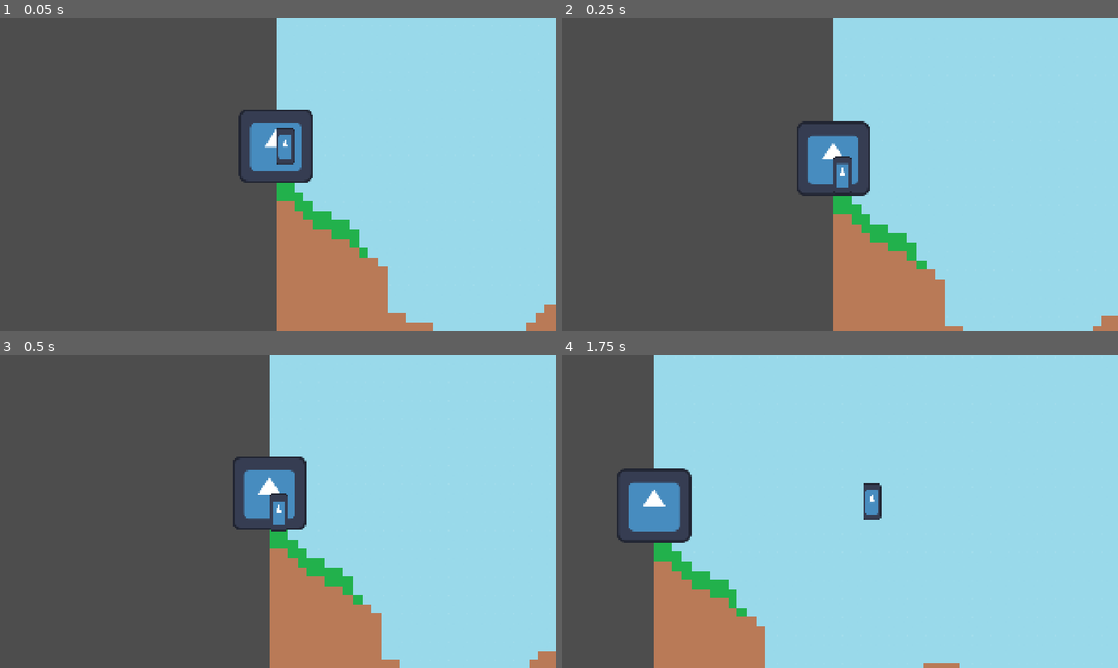
Above: before the commit, frames 1-4 (two rows, left to right).
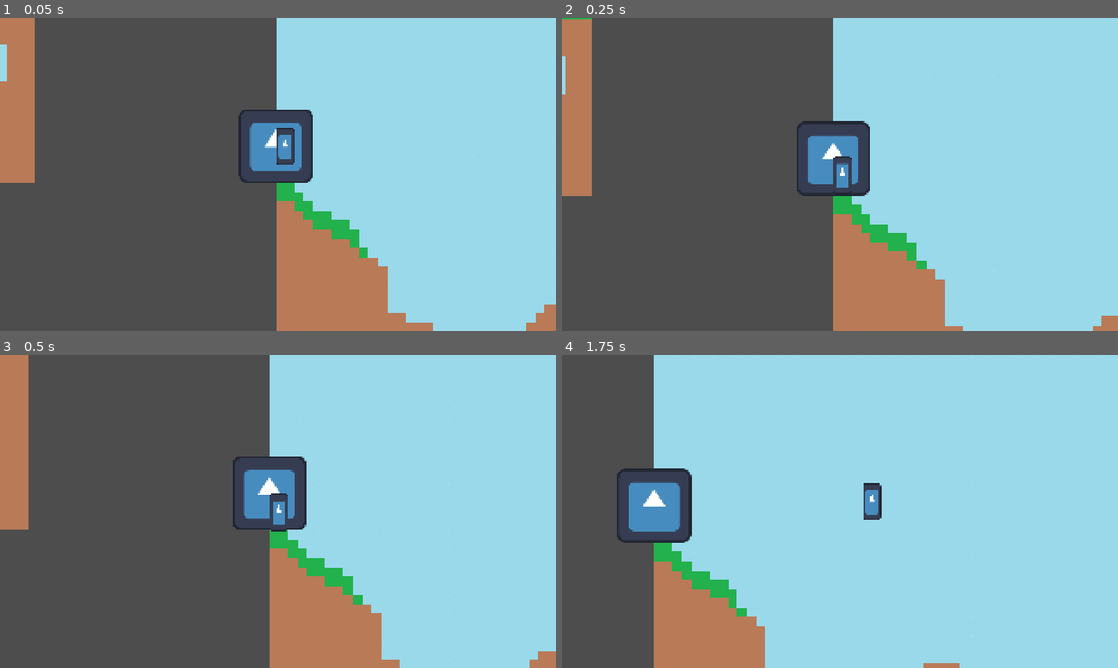
Above: after the commit, the same moments.

Repository: Spino77/godot-DAM
Game: Godot game, scene res://escenas/main.tscn
The game is run twice, just before and just after one commit, with the same random seed, the same clock (stepped at 60 frames per second) and the same inputs. The engine's default icon, where the game draws it, is replaced by a stand-in: a white triangle on a blue panel in a dark square.
Inputs (mouse positions are in pixels of both pictures, inside the frame that each line leads up to):
- Up to frame 1 (0.05 s): no input
- Up to frame 2 (0.25 s): no input
- Up to frame 3 (0.5 s): no input
- Up to frame 4 (1.75 s): move the mouse to (962, 495) at 0.52 s; hold D (mov_derecha) from 0.53 s (still down); tap Mouse wheel down (scroll_abajo) at 0.6 s; click (962, 495) at 0.67 s; tap Space (saltar) at 0.77, 1.52 s; move the mouse to (728, 527) at 1.27 s; tap Mouse wheel up (scroll_arriba) at 1.35 s; click (728, 527) at 1.42 s

The runs differ from the first frame. In frame 1, 3.3% of the frame differs, in the area x 0-7%, y 0-53%; in frame 2, 3.1%; in frame 3, 2.9%; in frame 4, nothing differs.

Commit message:
mejoras mapa

Diff:
--- /dev/null
+++ b/escenas/dungeon.tscn
@@ -0,0 +1,3 @@
+[gd_scene format=3 uid="uid://c8lkqrrby1rvc"]
+
+[node name="Node2D" type="Node2D" unique_id=219671338]
--- a/entrada_mazmorra.tscn
+++ b/escenas/entrada_mazmorra.tscn
@@ -1,16 +1,16 @@
-[gd_scene format=3 uid="uid://dnymctt7arlbw"]
+[gd_scene format=3 uid="uid://by6ptfofloq0h"]
 
-[ext_resource type="Texture2D" uid="uid://dh0mjv14lg7dk" path="res://sprites/icon.svg" id="1_fv3fn"]
-[ext_resource type="Script" uid="uid://cgje0q1optxsw" path="res://entrada_mazmorra.gd" id="1_ysebj"]
+[ext_resource type="Script" uid="uid://cgje0q1optxsw" path="res://entrada_mazmorra.gd" id="1_hefb0"]
+[ext_resource type="Texture2D" uid="uid://dh0mjv14lg7dk" path="res://sprites/icon.svg" id="2_jtn8v"]
 
 [sub_resource type="RectangleShape2D" id="RectangleShape2D_qq7qp"]
 size = Vector2(128, 129)
 
 [node name="EntradaMazmorra" type="Node2D" unique_id=167429473]
-script = ExtResource("1_ysebj")
+script = ExtResource("1_hefb0")
 
 [node name="SpriteEntrada" type="Sprite2D" parent="." unique_id=69396181]
-texture = ExtResource("1_fv3fn")
+texture = ExtResource("2_jtn8v")
 
 [node name="AreaEntrada" type="Area2D" parent="." unique_id=1561874315]
 
--- a/escenas/main.tscn
+++ b/escenas/main.tscn
@@ -37,7 +37,6 @@
 script = ExtResource("2_0kxa1")
 
 [node name="mapa test para luces" type="TileMapLayer" parent="." unique_id=1196788935]
-visible = false
 tile_map_data = PackedByteArray("AAC6/+v/AQAAAAAAAAC6/+z/AQAAAAAAAAC6/+3/AQABAAAAAAC6/+7/AQABAAAAAAC6/+//AQABAAAAAAC6// …(24560 unchanged characters)…
 tile_set = SubResource("TileSet_57qmd")
 
--- a/scripts/mapa.gd
+++ b/scripts/mapa.gd
@@ -1,53 +1,69 @@
 extends TileMapLayer
 
-var ruido := FastNoiseLite.new()
-var bloques = 0
-var jugador = preload("res://escenas/jugador.tscn")
-var dun_entr = preload("res://entrada_mazmorra.tscn")
+#generated the noise that will be used for the procedural map generation
+var noise := FastNoiseLite.new()
+var blocks = 0
+#preload instances to be used later on
+var player = preload("res://escenas/jugador.tscn")
+var dun_entr = preload("res://escenas/entrada_mazmorra.tscn")
 var rng = RandomNumberGenerator.new()
+var dungeon_distance = 50
 
+#starting function that generated the "seed" for the map generation
+#as well as calling the functions that generate the map and instanciate the player
 func _ready():
 	randomize()
-	ruido.seed = randi()
+	noise.seed = randi()
 	generateMap()
-	generateJugador()
+	generateplayer()
 
-func generateJugador():
-	var j = jugador.instantiate()
+func generateplayer():
+	var j = player.instantiate()
 	add_child(j)
 	j.position = Vector2i(16, -64)
 
 func generateMap():
-	for x in 400:
-		var suelo = abs(ruido.get_noise_2d(x,0) * 15)
+	#lenght of the map
+	for x in 500:
+		#noise value for the floor
+		var floor = abs(noise.get_noise_2d(x,0) * 15)
+		#height of the map
 		for y in range(-200,200):
+			#fills the map area with "sky" blocks, which will then be replaced by dirt or grass
 			set_cell(Vector2i(x,y),2,Vector2i(0,0))
-		for y in range(suelo, 160):
-			var noiseVal :float= abs(ruido.get_noise_2d(x,y))
+		for y in range(floor, 160):
+			var noiseVal :float= abs(noise.get_noise_2d(x,y))
 			if noiseVal < 0.4:
-				if y in range(suelo, suelo + 2):
+				#places grass
+				if y in range(floor, floor + 2):
 					set_cell(Vector2i(x,y),1,Vector2i(0,0))
-					var dungeon_pos_random = rng.randi_range(40, 80)
-					if (x%dungeon_pos_random == 0):
+					#spawns every few blocks a dungeon entrance
+					if (dungeon_distance > 80 || dungeon_distance < 30):
+							dungeon_distance = 50
+					if (x % dungeon_distance == 0):
+						dungeon_distance += randi_range(0, 15)
+						dungeon_distance -= randi_range(0, 15)
 						var entrance = dun_entr.instantiate()
 						add_child(entrance)
-						entrance.position = Vector2i(x * 16, (suelo * 16) - 64)
+						entrance.position = Vector2i(x * 16, (floor * 16) - 64)
+				#places dirt
 				else:
 					set_cell(Vector2i(x,y),1,Vector2i(1,0))
 
+#code for breaking and placing blocks
 #func _physics_process(delta: float) -> void:
 	#if Input.is_mouse_button_pressed(MOUSE_BUTTON_LEFT):
 		#var mouse_pos: Vector2 = get_global_mouse_position()
 		#var local_pos: Vector2 = to_local(mouse_pos)
 		#var tile_pos: Vector2i = local_to_map(local_pos)
 		#if get_cell_source_id(tile_pos) == 1:
-			#bloques += 1
+			#blocks += 1
 		#erase_cell(tile_pos)
 		#set_cell(tile_pos,2,Vector2i(0,0))
-	#if Input.is_mouse_button_pressed(MOUSE_BUTTON_RIGHT) and bloques > 0:
+	#if Input.is_mouse_button_pressed(MOUSE_BUTTON_RIGHT) and blocks > 0:
 		#var mouse_pos: Vector2 = get_global_mouse_position()
 		#var local_pos: Vector2 = to_local(mouse_pos)
 		#var tile_pos: Vector2i = local_to_map(local_pos)
 		#if get_cell_source_id(tile_pos) == 2:
 			#set_cell(tile_pos,1,Vector2i(1,0))
-			#bloques -= 1
+			#blocks -= 1
Not shown, added: export_presets.cfg
